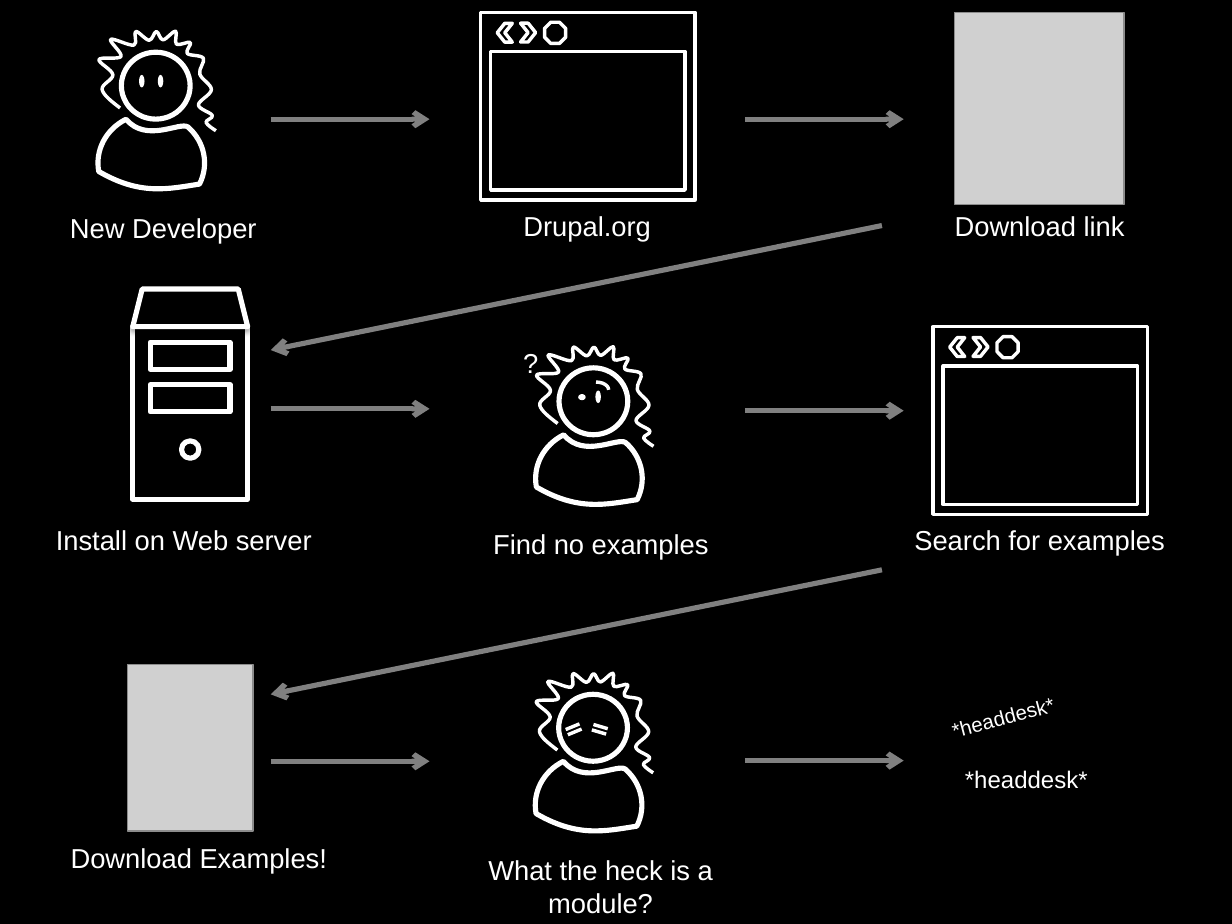
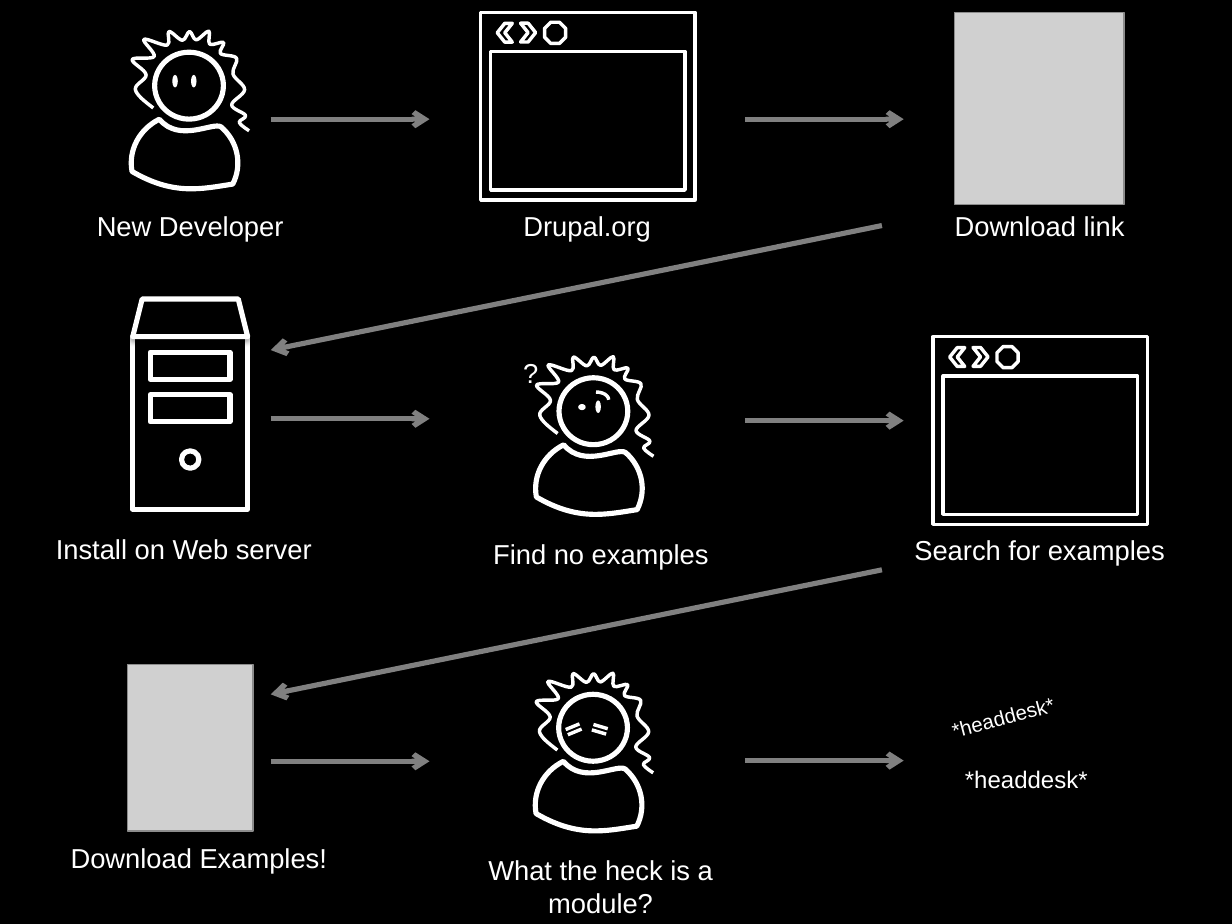
Before and after one commit to socketwench/exampleModuleAintCore, a slide deck: slide 38 of src/exampleModuleAintCore.pptx (slide 30 before the commit). Drawn at 1232x924 pixels with LibreOffice and Linux fonts; fonts in the diff are those of the drawing; grey boxes stand for pictures. Boxes give left, top, right and bottom in pixels: in the first picture for what was removed or moved away, otherwise in the second. Text is boxed around its words. In the diff, an @@ line names an element or a change of style, - is before the commit and + after.

```diff
--- a/src/exampleModuleAintCore.pptx
+++ b/src/exampleModuleAintCore.pptx
@@ 3 ellipses, 2 freeform shapes: place and size @@
-3 ellipses, 2 freeform shapes at <box>99,31,216,190</box>
+3 ellipses, 2 freeform shapes at <box>132,31,249,190</box>
@@ text "New Developer": place and size @@
-text "New Developer" at <box>70,218,256,244</box>
+text "New Developer" at <box>97,216,283,242</box>
@@ 5 rectangles, 4 texts, 4 ellipses, 2 chevrons, 2 arrows, 2 freeform shapes, 1 trapezoid, 1 octagon, 1 arc (boxed as its full ellipse): place and size @@
-5 rectangles, 4 texts, 4 ellipses, 2 chevrons, 2 arrows, 2 freeform shapes, 1 trapezoid, 1 octagon, 1 arc (boxed as its full ellipse) at <box>56,290,1165,559</box>
+5 rectangles, 4 texts, 4 ellipses, 2 chevrons, 2 arrows, 2 freeform shapes, 1 trapezoid, 1 octagon, 1 arc (boxed as its full ellipse) at <box>56,299,1165,569</box>
```
Also in this commit, not shown: 20 slides added, 20 other files.
